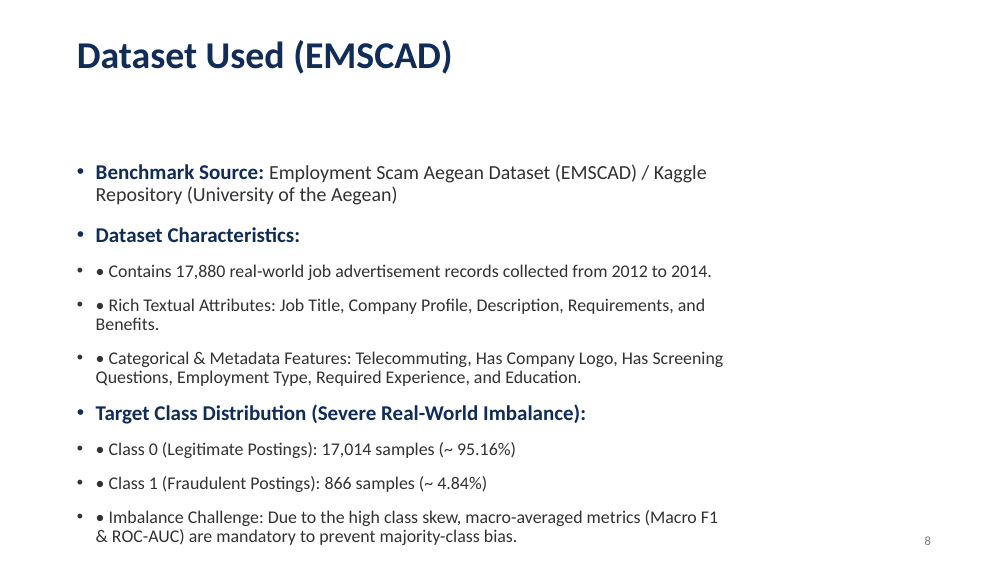
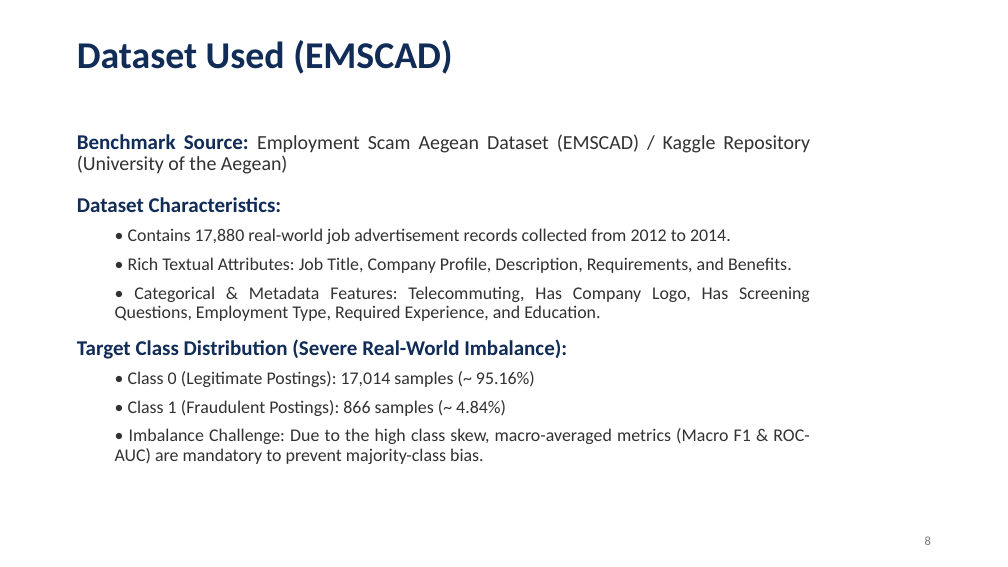
Before and after one commit to akhileshyadav8/Research-Fake-Job-Detection, a slide deck: slide 6 of MST1/Fraud_BERT_Research_Paper_Presentation.pptx (slide 8 before the commit). Drawn at 1008x567 pixels with LibreOffice and Linux fonts; fonts in the diff are those of the drawing; background and template pictures are left out. Boxes give left, top, right and bottom in pixels: in the first picture for what was removed or moved away, otherwise in the second. Text is boxed around its words. In the diff, an @@ line names an element or a change of style, - is before the commit and + after.

```diff
--- a/MST1/Fraud_BERT_Research_Paper_Presentation.pptx
+++ b/MST1/Fraud_BERT_Research_Paper_Presentation.pptx
@@ text "Benchmark Source: Employment Scam Aegean ...": place and size @@
-text "Benchmark Source: Employment Scam Aegean ..." at (96,164,724,545)
+text "Benchmark Source: Employment Scam Aegean ..." at (77,134,810,464)
@@ text "Benchmark Source: Employment Scam Aegean ..." at (77,134,810,464): alignment left to justified; bullet • to none; list level 1 to 2 in "• Contains 17,880 real-world job ..."; list level 1 to 2 in "• Rich Textual Attributes: Job ..."; list level 1 to 2 in "• Categorical & Metadata Features: ..."; list level 1 to 2 in "• Class 0 (Legitimate Postings): ..."; list level 1 to 2 in "• Class 1 (Fraudulent Postings): ..."; list level 1 to 2 in "• Imbalance Challenge: Due to ..." @@
```
Also in this commit, not shown: 8 other slides changed, 7 other files.
